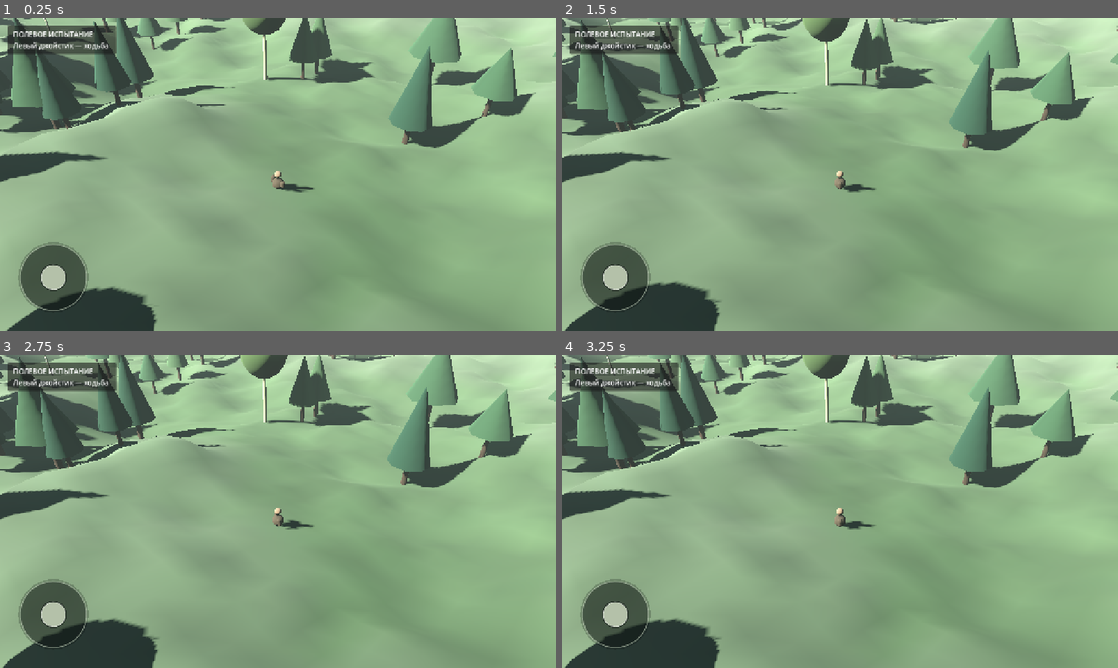
Above: before the commit, frames 1-4 (two rows, left to right).
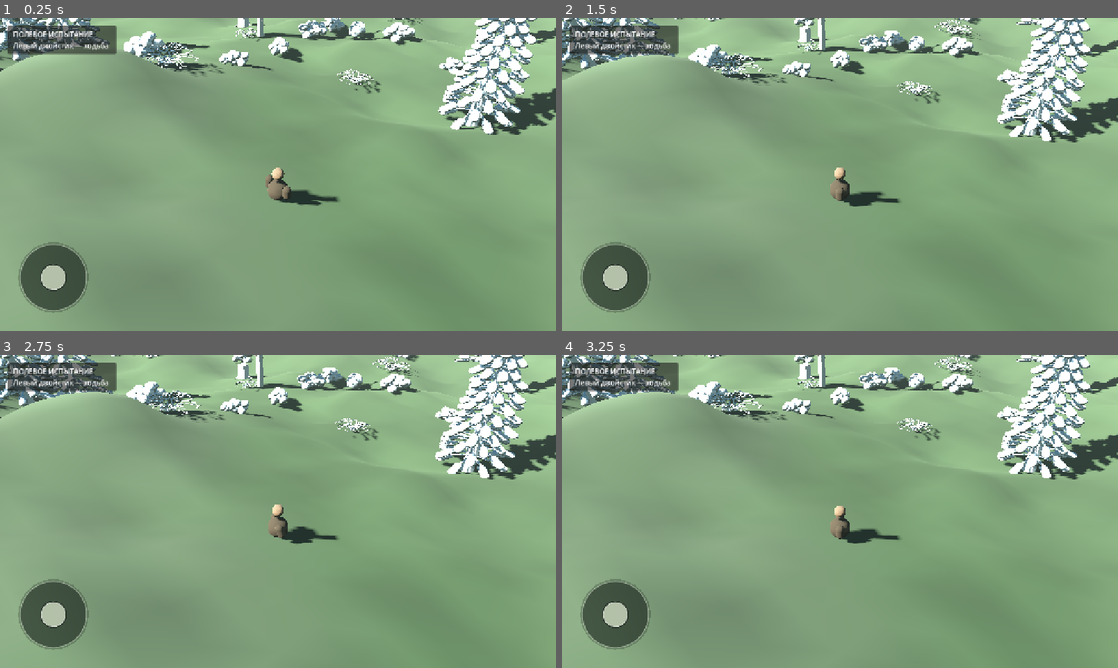
Above: after the commit, the same moments.

Repository: Masuku4129/Game
Game: Godot game, scene res://scenes/main.tscn
Same seed, same stepped clock (60 frames per second), same inputs: the game is played once before the commit and once after it.
Inputs (mouse positions are in pixels of both pictures, inside the frame that each line leads up to):
- Up to frame 1 (0.25 s): no input
- Up to frame 2 (1.5 s): drag from (617, 277) to (895, 105) at 0.52 s; drag from (728, 190) to (812, 237) at 1.27 s
- Up to frame 3 (2.75 s): tap Enter at 2 s; move the mouse to (333, 442) at 2.02 s; hold Right (ui_right) from 2.03 s (still down)
- Up to frame 4 (3.25 s): release Right (ui_right) at 2.75 s; drag from (812, 574) to (673, 464) at 2.77 s

The runs differ from the first frame. In frame 1, 35% of the frame differs, in the area x 0-100%, y 0-100%; in frame 2, 36%; in frame 3, 36%; in frame 4, 36%.

Commit message:
Integrate seasonal GLB environment models and dense ground cover

Diff:
--- a/scripts/main.gd
+++ b/scripts/main.gd
@@ -6,8 +6,10 @@
 const PLAYER_SPEED := 5.5
 const PLAYER_ACCELERATION := 22.0
 const PLAYER_DECELERATION := 28.0
-const CAMERA_OFFSET := Vector3(11.5, 12.5, 11.5)
-const CAMERA_FOV := 48.0
+const CAMERA_OFFSET := Vector3(7.0, 7.8, 7.0)
+const CAMERA_FOV := 44.0
+
+@export_enum("spring", "summer", "autumn", "winter") var active_season: String = "summer"
 const HUMANOID_RIG = preload("res://scripts/animation/procedural_humanoid.gd")
 
 var terrain_noise := FastNoiseLite.new()
@@ -20,6 +22,7 @@
 var active_touch := -1
 var hud_label: Label
 var joystick: Control
+var asset_mesh_cache: Dictionary = {}
 
 
 func _ready() -> void:
@@ -27,6 +30,7 @@
 	_create_environment()
 	_create_terrain()
 	_create_forest()
+	_create_ground_cover()
 	_create_player()
 	_create_camera()
 	_create_hud()
@@ -141,78 +145,96 @@
 		if Vector2(x, z).length() < 13.0:
 			continue
 		var species := rng.rand_weighted(PackedFloat32Array([0.38, 0.25, 0.22, 0.15]))
-		var scale := rng.randf_range(0.82, 1.42)
+		var scale := rng.randf_range(0.82, 1.28)
 		var yaw := rng.randf_range(0.0, TAU)
 		var ground := _height_at(x, z)
 		var basis := Basis(Vector3.UP, yaw).scaled(Vector3(scale, scale, scale))
 		transforms[species].append(Transform3D(basis, Vector3(x, ground, z)))
 		counts[species] += 1
 
-	for species in range(4):
+	var families := ["tree_spruce", "tree_pine", "tree_birch", "shrub_mixed"]
+	for species in range(families.size()):
 		if counts[species] == 0:
 			continue
-		var trunk_mesh := CylinderMesh.new()
-		trunk_mesh.top_radius = 0.13 if species != 2 else 0.10
-		trunk_mesh.bottom_radius = 0.22 if species != 2 else 0.16
-		trunk_mesh.height = 4.2 if species != 2 else 4.8
-		trunk_mesh.radial_segments = 8
-		var trunk_material := StandardMaterial3D.new()
-		trunk_material.albedo_color = Color(0.24, 0.17, 0.11) if species != 2 else Color(0.72, 0.68, 0.52)
-		trunk_material.roughness = 1.0
-		var trunks := _make_multimesh(trunk_mesh, trunk_material, counts[species])
-		var crown_mesh: Mesh
-		var crown_material := StandardMaterial3D.new()
-		crown_material.roughness = 0.96
-		match species:
-			0:
-				crown_mesh = _make_cone_mesh(1.45, 5.0, 9)
-				crown_material.albedo_color = Color(0.10, 0.23, 0.15)
-			1:
-				crown_mesh = _make_cone_mesh(1.85, 3.8, 7)
-				crown_material.albedo_color = Color(0.17, 0.29, 0.17)
-			2:
-				crown_mesh = _make_broadleaf_mesh()
-				crown_material.albedo_color = Color(0.29, 0.38, 0.19)
-			_:
-				crown_mesh = _make_cone_mesh(1.55, 4.4, 8)
-				crown_material.albedo_color = Color(0.24, 0.34, 0.20)
-		var crowns := _make_multimesh(crown_mesh, crown_material, counts[species])
+		var mesh := _load_environment_mesh(families[species])
+		if mesh == null:
+			continue
+		var multi := _make_asset_multimesh(mesh, counts[species])
 		for index in range(counts[species]):
-			var base: Transform3D = transforms[species][index]
-			var trunk_offset := 2.1 if species != 2 else 2.4
-			var crown_offset := 4.3 if species != 2 else 5.0
-			trunks.multimesh.set_instance_transform(index, Transform3D(base.basis, base.origin + Vector3.UP * trunk_offset * base.basis.get_scale().y))
-			crowns.multimesh.set_instance_transform(index, Transform3D(base.basis, base.origin + Vector3.UP * crown_offset * base.basis.get_scale().y))
-		add_child(trunks)
-		add_child(crowns)
-
-
-func _make_cone_mesh(radius: float, height: float, segments: int) -> Mesh:
-	var cone := CylinderMesh.new()
-	cone.top_radius = 0.03
-	cone.bottom_radius = radius
-	cone.height = height
-	cone.radial_segments = segments
-	return cone
-
-
-func _make_broadleaf_mesh() -> Mesh:
-	var crown := SphereMesh.new()
-	crown.radius = 1.65
-	crown.height = 3.5
-	crown.radial_segments = 12
-	crown.rings = 8
-	return crown
-
-
-func _make_multimesh(mesh: Mesh, material: Material, count: int) -> MultiMeshInstance3D:
+			multi.multimesh.set_instance_transform(index, transforms[species][index])
+		add_child(multi)
+
+
+func _create_ground_cover() -> void:
+	_scatter_environment_asset("shrub_mixed", 145, 0.72, 1.18, 12001, 10.0)
+	_scatter_environment_asset("fern_cluster", 210, 0.68, 1.22, 12002, 8.0)
+	_scatter_environment_asset("rock_mossy", 105, 0.55, 1.35, 12003, 7.0)
+	_scatter_environment_asset("stump_mossy", 24, 0.72, 1.18, 12004, 14.0)
+	_scatter_environment_asset("fallen_log", 28, 0.72, 1.24, 12005, 14.0)
+
+
+func _scatter_environment_asset(asset_name: String, amount: int, min_scale: float, max_scale: float, seed_value: int, clear_radius: float) -> void:
+	var mesh := _load_environment_mesh(asset_name)
+	if mesh == null:
+		return
+	var rng := RandomNumberGenerator.new()
+	rng.seed = seed_value
+	var transforms: Array[Transform3D] = []
+	for index in range(amount):
+		var x := rng.randf_range(-WORLD_EXTENT + 3.0, WORLD_EXTENT - 3.0)
+		var z := rng.randf_range(-WORLD_EXTENT + 3.0, WORLD_EXTENT - 3.0)
+		if Vector2(x, z).length() < clear_radius:
+			continue
+		var scale := rng.randf_range(min_scale, max_scale)
+		var yaw := rng.randf_range(0.0, TAU)
+		var basis := Basis(Vector3.UP, yaw).scaled(Vector3(scale, scale, scale))
+		transforms.append(Transform3D(basis, Vector3(x, _height_at(x, z), z)))
+	if transforms.is_empty():
+		return
+	var multi := _make_asset_multimesh(mesh, transforms.size())
+	for index in range(transforms.size()):
+		multi.multimesh.set_instance_transform(index, transforms[index])
+	add_child(multi)
+
+
+func _load_environment_mesh(asset_name: String) -> Mesh:
+	var cache_key := asset_name + "_" + active_season
+	if asset_mesh_cache.has(cache_key):
+		return asset_mesh_cache[cache_key] as Mesh
+	var resource_path := "res://assets/generated/%s_%s.glb" % [asset_name, active_season]
+	var packed_scene := load(resource_path) as PackedScene
+	if packed_scene == null:
+		push_error("Missing seasonal environment model: " + resource_path)
+		return null
+	var model_root := packed_scene.instantiate()
+	var mesh_instance := _find_mesh_instance(model_root)
+	if mesh_instance == null or mesh_instance.mesh == null:
+		push_error("Seasonal model contains no MeshInstance3D: " + resource_path)
+		model_root.free()
+		return null
+	var mesh := mesh_instance.mesh
+	asset_mesh_cache[cache_key] = mesh
+	model_root.free()
+	return mesh
+
+
+func _find_mesh_instance(node: Node) -> MeshInstance3D:
+	if node is MeshInstance3D and (node as MeshInstance3D).mesh != null:
+		return node as MeshInstance3D
+	for child in node.get_children():
+		var found := _find_mesh_instance(child)
+		if found != null:
+			return found
+	return null
+
+
+func _make_asset_multimesh(mesh: Mesh, count: int) -> MultiMeshInstance3D:
 	var multi := MultiMesh.new()
 	multi.transform_format = MultiMesh.TRANSFORM_3D
 	multi.mesh = mesh
 	multi.instance_count = count
 	var instance := MultiMeshInstance3D.new()
 	instance.multimesh = multi
-	instance.material_override = material
 	return instance
 
 
